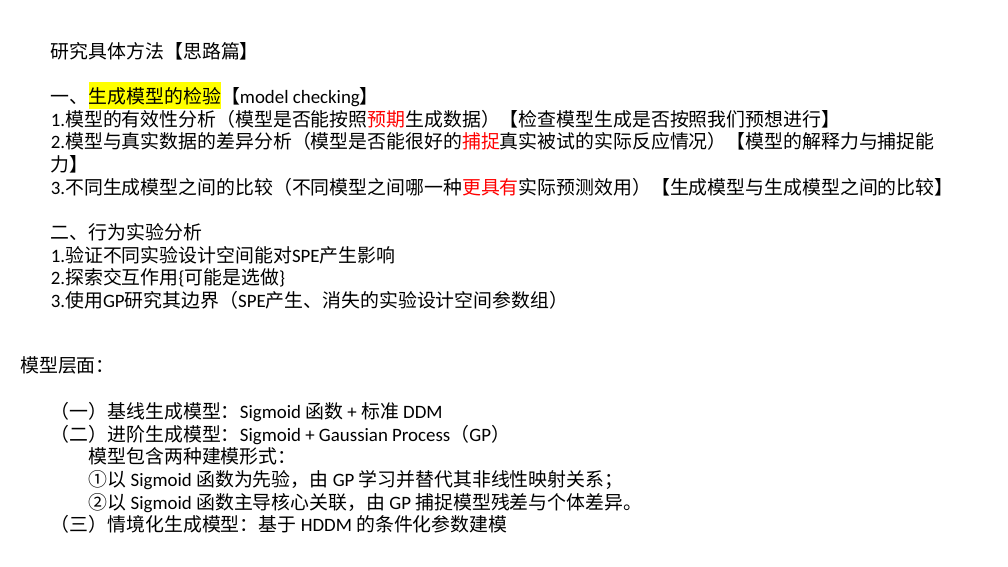
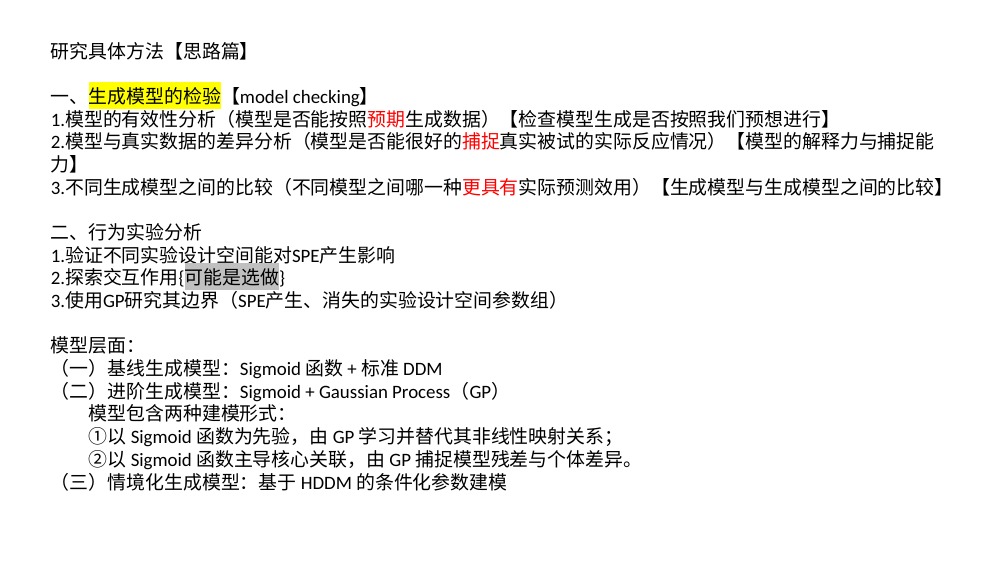
Before and after one commit to Fanzhaoli/Guassion_Process-and-Experiment_Design, a slide deck: slide 1 of 4_Reports/Study_Method.pptx. Drawn at 1008x567 pixels with LibreOffice and Linux fonts; fonts in the diff are those of the drawing. Boxes give left, top, right and bottom in pixels: in the first picture for what was removed or moved away, otherwise in the second. Text is boxed around its words. In the diff, an @@ line names an element or a change of style, - is before the commit and + after.

```diff
--- a/4_Reports/Study_Method.pptx
+++ b/4_Reports/Study_Method.pptx
@@ text at [51,269,285,290]: highlight none to #C0C0C0 in "2.探索交互作用{可能是选做}" @@
@@ text removed at [20,356,114,374] @@
-模型层面：
@@ text at [51,336,642,491]: paragraphs added @@
+模型层面：
+（一）基线生成模型：Sigmoid 函数 + 标准 DDM
+（二）进阶生成模型：Sigmoid + Gaussian Process（GP）
+模型包含两种建模形式：
+①以 Sigmoid 函数为先验，由 GP 学习并替代其非线性映射关系；
+②以 Sigmoid 函数主导核心关联，由 GP 捕捉模型残差与个体差异。
+（三）情境化生成模型：基于 HDDM 的条件化参数建模
@@ text removed at [51,402,642,533] @@
-（一）基线生成模型：Sigmoid 函数 + 标准 DDM
-（二）进阶生成模型：Sigmoid + Gaussian Process（GP）
-模型包含两种建模形式：
-①以 Sigmoid 函数为先验，由 GP 学习并替代其非线性映射关系；
-②以 Sigmoid 函数主导核心关联，由 GP 捕捉模型残差与个体差异。
-（三）情境化生成模型：基于 HDDM 的条件化参数建模
```
Also in this commit, not shown: 34 other files.
